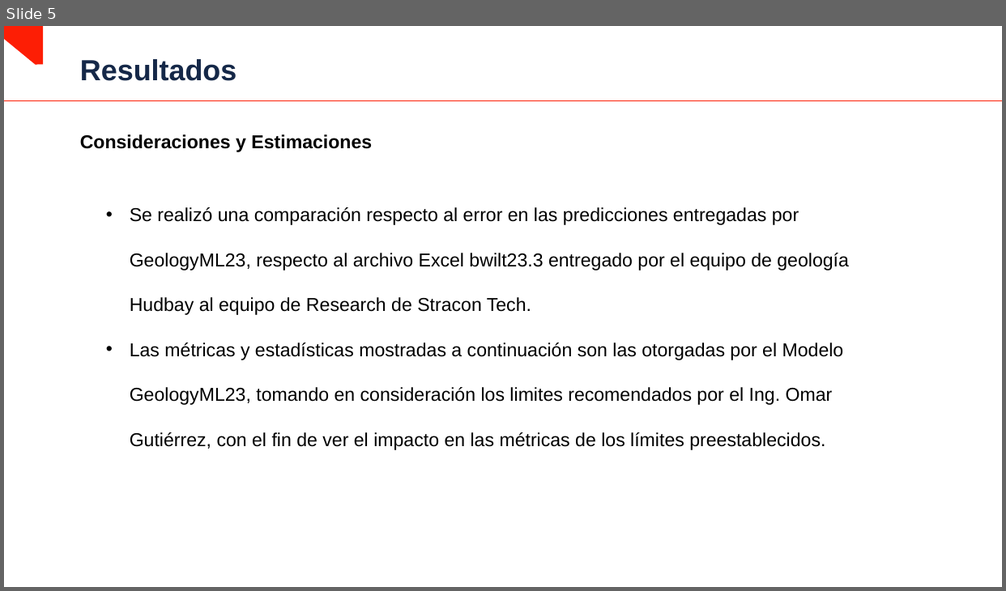
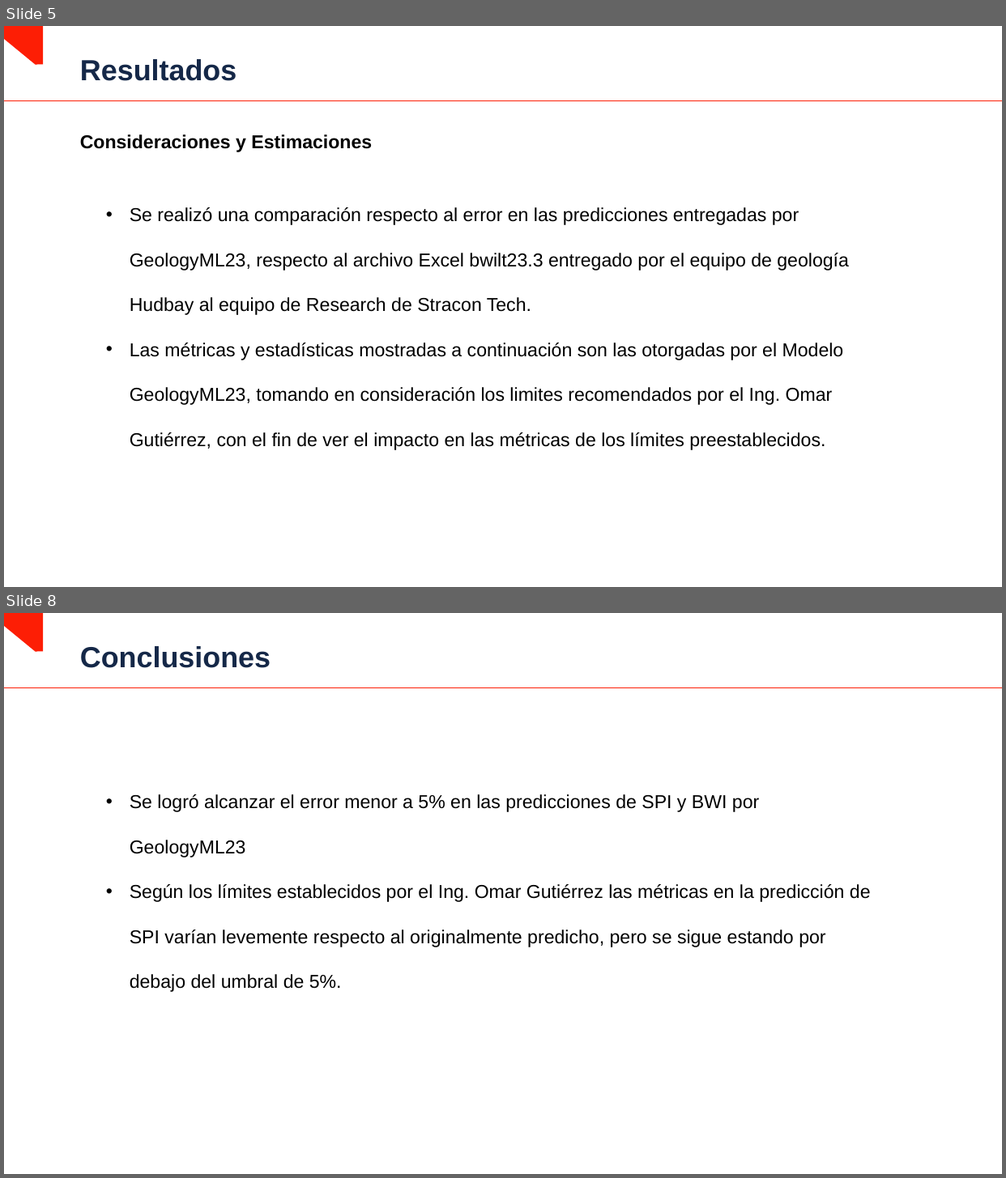
Before and after one commit to MichaelCueto/GeologyML23, a slide deck: 01_Analisis/Estadisticas y Resultados.pptx. Shown one above the other, each under a label of ours: slide 5 before the commit, slides 5 and 8 after it; the slides between them are not shown. The pictures are 1006x591 and 1006x1178 pixels, drawn with LibreOffice and Linux fonts; fonts in the diff are those of the drawing; background and template pictures are left out. Boxes give left, top, right and bottom in pixels: in the first picture for what was removed or moved away, otherwise in the second. Text is boxed around its words. In the diff, an @@ line names an element or a change of style, - is before the commit and + after.

```diff
--- a/01_Analisis/Estadisticas y Resultados.pptx
+++ b/01_Analisis/Estadisticas y Resultados.pptx
@@ slide 8 added at (4,613,1002,1174), background #FFFFFF; not listed: 2 template elements that a slide beside it also shows @@
@@ title added at (80,646,270,668), 28 pt, text #152848, bold @@
+Conclusiones
@@ text added at (130,794,871,992), 18 pt, text #000000 @@
+• Se logró alcanzar el error menor a 5% en las predicciones de SPI y BWI por GeologyML23
+• Según los límites establecidos por el Ing. Omar Gutiérrez las métricas en la predicción de SPI varían levemente respecto al originalmente predicho, pero se sigue estando por debajo del umbral de 5%.
```
Also in this commit, not shown: 2 slides changed, 9 other files.
